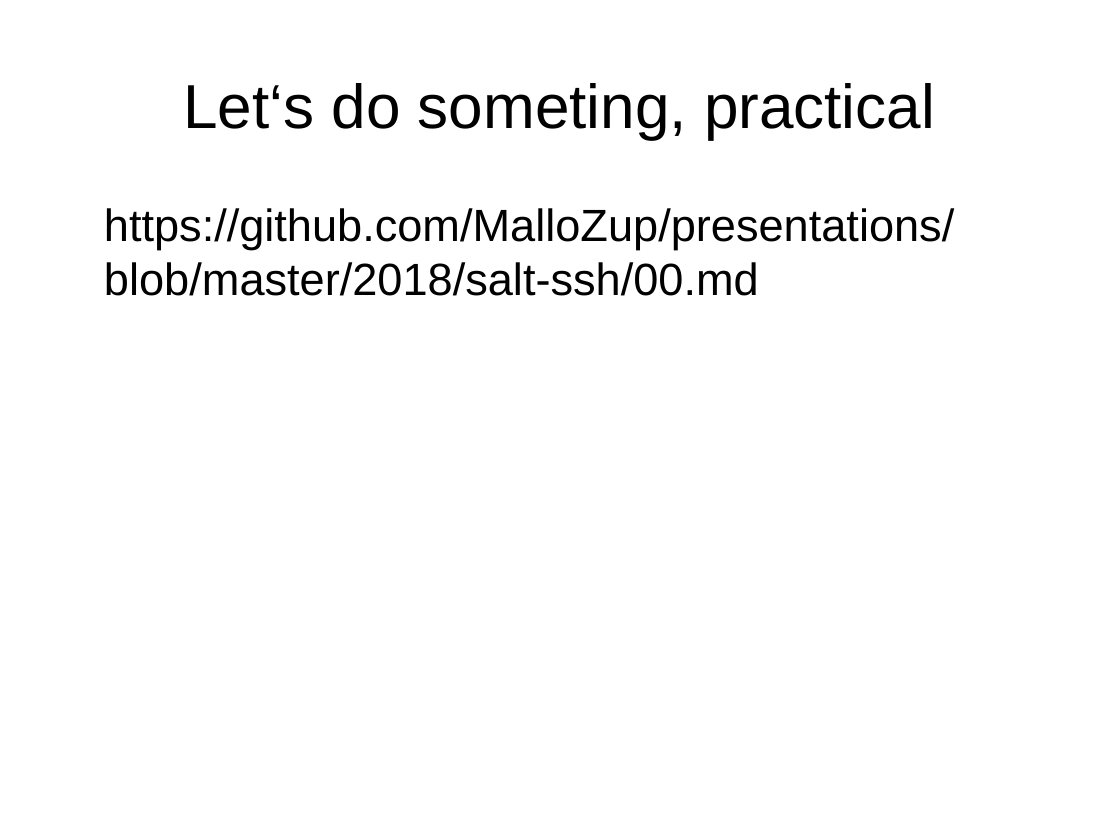
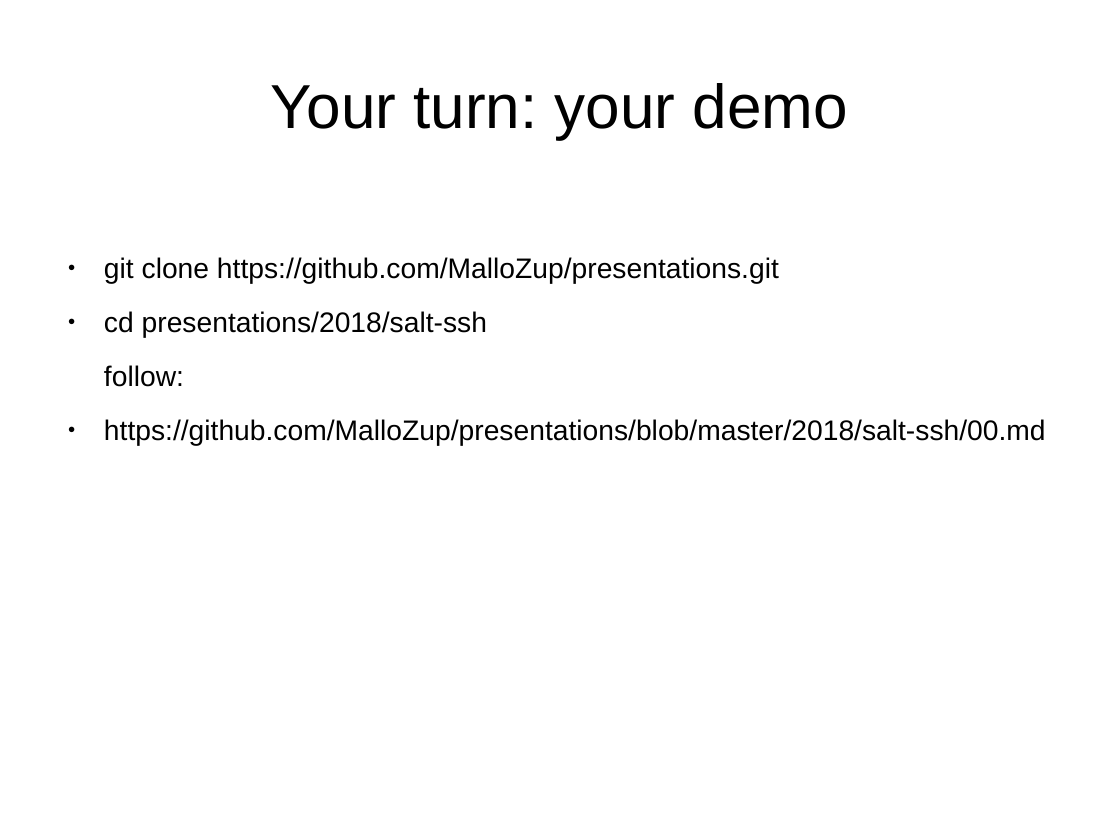
Before and after one commit to MalloZup/presentations, a slide deck: slide 14 of 2018/salt-ssh/salt-ssh.odp (slide 10 before the commit). Drawn at 1120x840 pixels with LibreOffice and Linux fonts; fonts in the diff are those of the drawing. Boxes give left, top, right and bottom in pixels: in the first picture for what was removed or moved away, otherwise in the second. Text is boxed around its words. In the diff, an @@ line names an element or a change of style, - is before the commit and + after.

Commit message:
change fonts etc

```diff
--- a/2018/salt-ssh/salt-ssh.odp
+++ b/2018/salt-ssh/salt-ssh.odp
@@ title at bbox=[271, 83, 848, 139]: text changed @@
-Let‘s do someting, practical
+Your turn: your demo
@@ text at bbox=[104, 257, 779, 387]: paragraphs added @@
+● git clone https://github.com/MalloZup/presentations.git
+● cd presentations/2018/salt-ssh
+follow:
@@ text at bbox=[104, 419, 1046, 446]: size 32 to 20 pt in "https://github.com/MalloZup/presentations/blob/master/2018/s ..."; bullet none to ● @@
```
Also in this commit, not shown: 5 other slides changed, 7 slides added, 5 slides removed.
